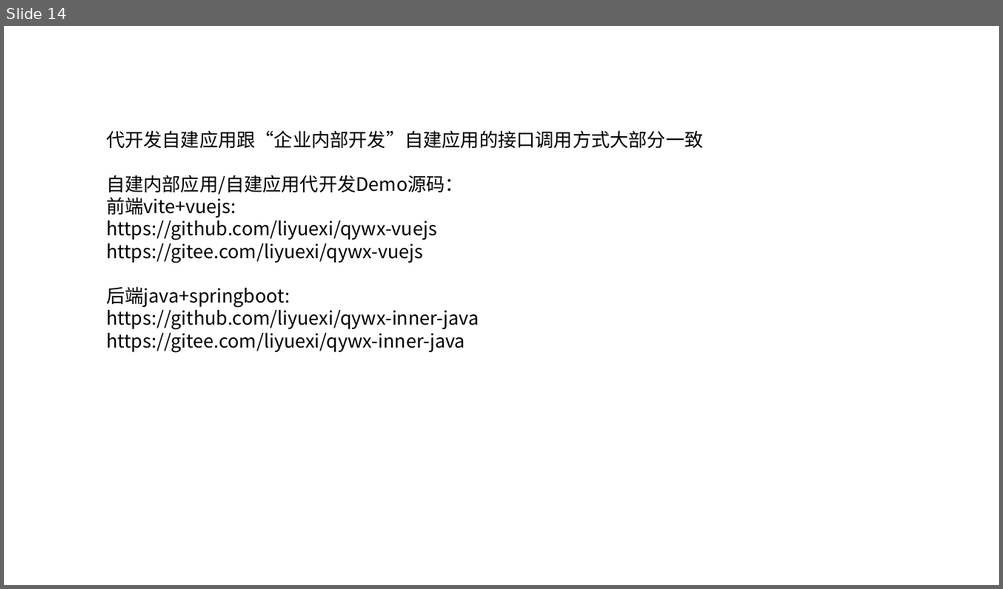
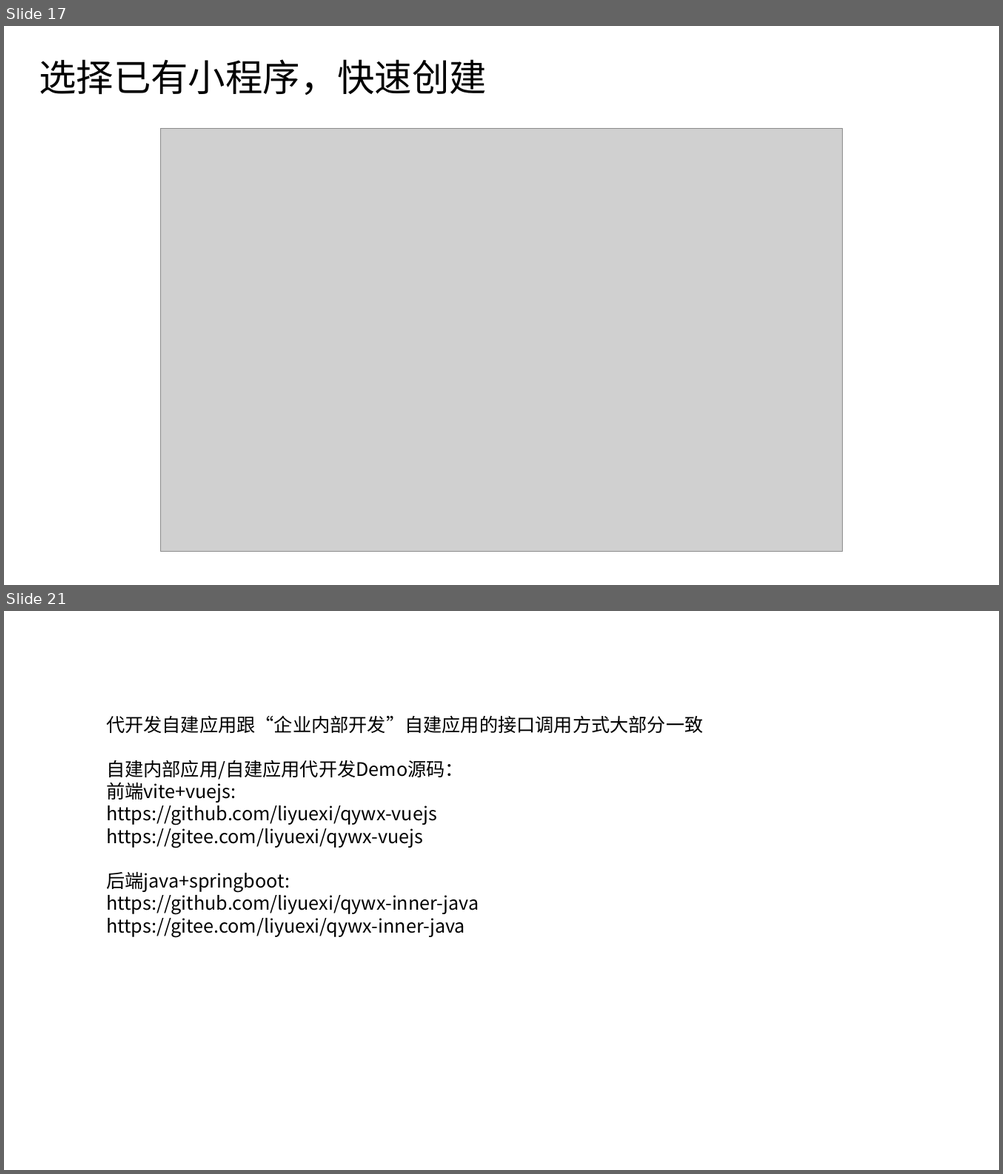
Before and after one commit to liyuexi/qywx-inner-java, a slide deck: 企业微信开发自建应用代开发篇.pptx. Shown one above the other, each under a label of ours: slide 14 before the commit, slides 17 and 21 after it; the slides between them are not shown. The pictures are 1003x589 and 1003x1174 pixels, drawn with LibreOffice and Linux fonts; fonts in the diff are those of the drawing; grey boxes stand for pictures. Boxes give left, top, right and bottom in pixels: in the first picture for what was removed or moved away, otherwise in the second. Text is boxed around its words. In the diff, an @@ line names an element or a change of style, - is before the commit and + after.

Commit message:
自建应用代开发小程序教程ppt

```diff
--- a/企业微信开发自建应用代开发篇.pptx
+++ b/企业微信开发自建应用代开发篇.pptx
@@ slide 17 added at (x1=4, y1=26, x2=999, y2=585), background #FFFFFF @@
@@ title added at (x1=39, y1=59, x2=486, y2=95), 36 pt, text #000000 @@
+选择已有小程序，快速创建
@@ picture added at (x1=161, y1=128, x2=842, y2=552) @@
@@ what was slide 14 is now slide 21 @@
```
Also in this commit, not shown: 2 slides changed, 6 other slides added.
